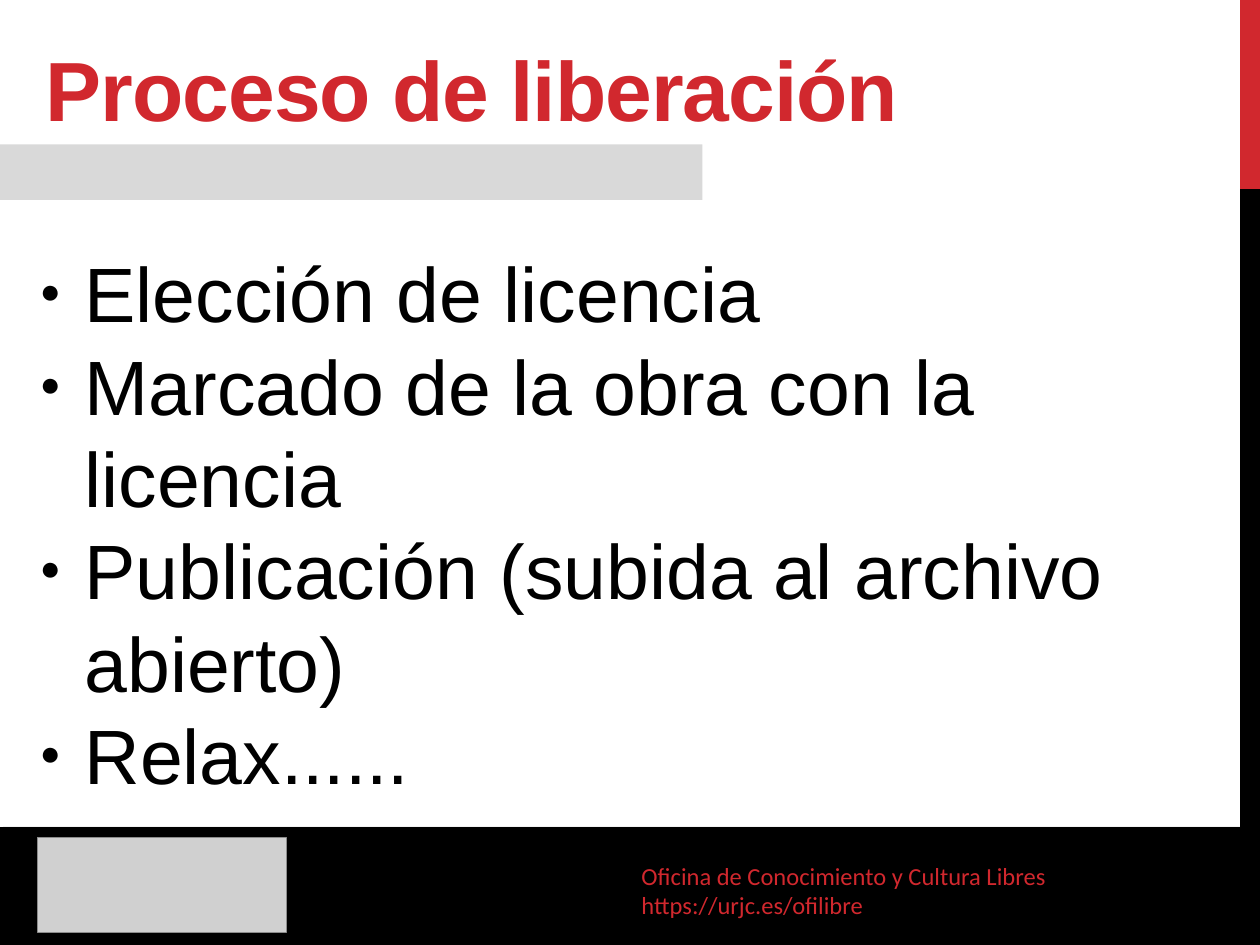
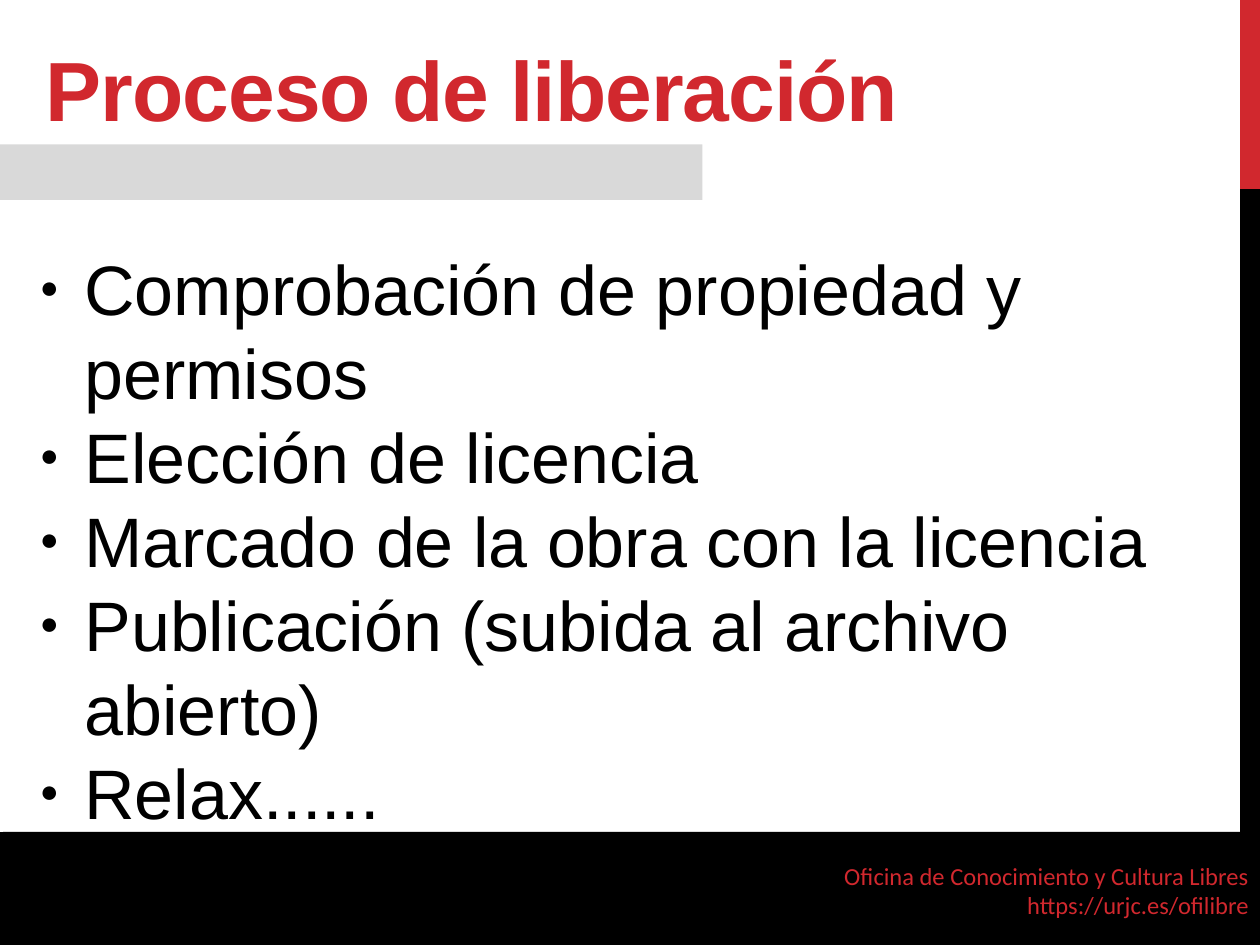
Before and after one commit to gabrielIzquierdo/OfiLibreGabri.github.io, a slide deck: slide 26 of static/transpas/tfgs-abiertos/TFGs_Abiertos.odp. Drawn at 1260x945 pixels with LibreOffice and Linux fonts; fonts in the diff are those of the drawing; grey boxes stand for pictures; background and template pictures are left out. Boxes give left, top, right and bottom in pixels: in the first picture for what was removed or moved away, otherwise in the second. Text is boxed around its words. In the diff, an @@ line names an element or a change of style, - is before the commit and + after.

Commit message:
Nuevas transparencias par TFG en abierto

```diff
--- a/static/transpas/tfgs-abiertos/TFGs_Abiertos.odp
+++ b/static/transpas/tfgs-abiertos/TFGs_Abiertos.odp
@@ rectangle "Comprobación de propiedad y permisos": place and size @@
-rectangle "Comprobación de propiedad y permisos" at box(13, 239, 1197, 769)
+rectangle "Comprobación de propiedad y permisos" at box(13, 239, 1197, 799)
@@ text in rectangle at box(84, 263, 1022, 412): paragraph added @@
+● Comprobación de propiedad y permisos
@@ text in rectangle at box(84, 431, 1146, 820): size 44 to 40 pt in "Elección de licencia", "Marcado de la obra con la licencia", "Publicación (subida al archivo abierto)", "Relax......" @@
@@ freeform shape removed at box(0, 827, 1260, 945) @@
@@ freeform shape added at box(0, 832, 1260, 945), fill #000000 @@
@@ picture removed at box(38, 838, 286, 932) @@
@@ text removed at box(641, 868, 1045, 918) @@
-Oficina de Conocimiento y Cultura Libres
-https://urjc.es/ofilibre
@@ text added at box(844, 868, 1248, 918), 14 pt, text #D1282E @@
+Oficina de Conocimiento y Cultura Libres
+https://urjc.es/ofilibre
```
Also in this commit, not shown: 47 other slides changed, 7 slides added, 2 slides removed, 1 other file.
